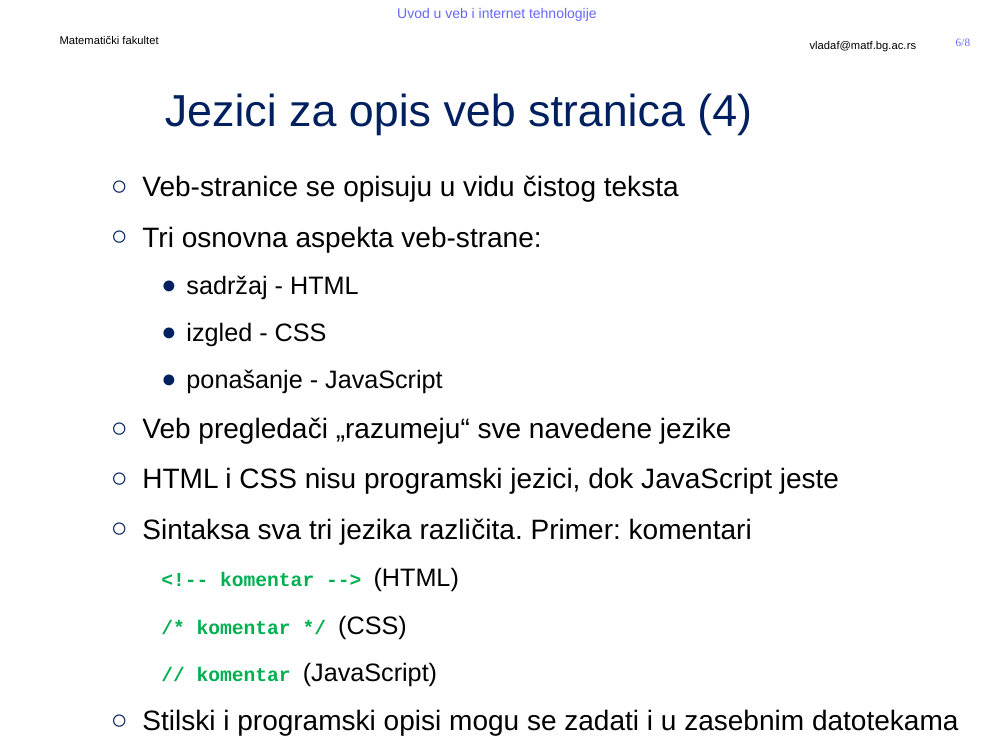
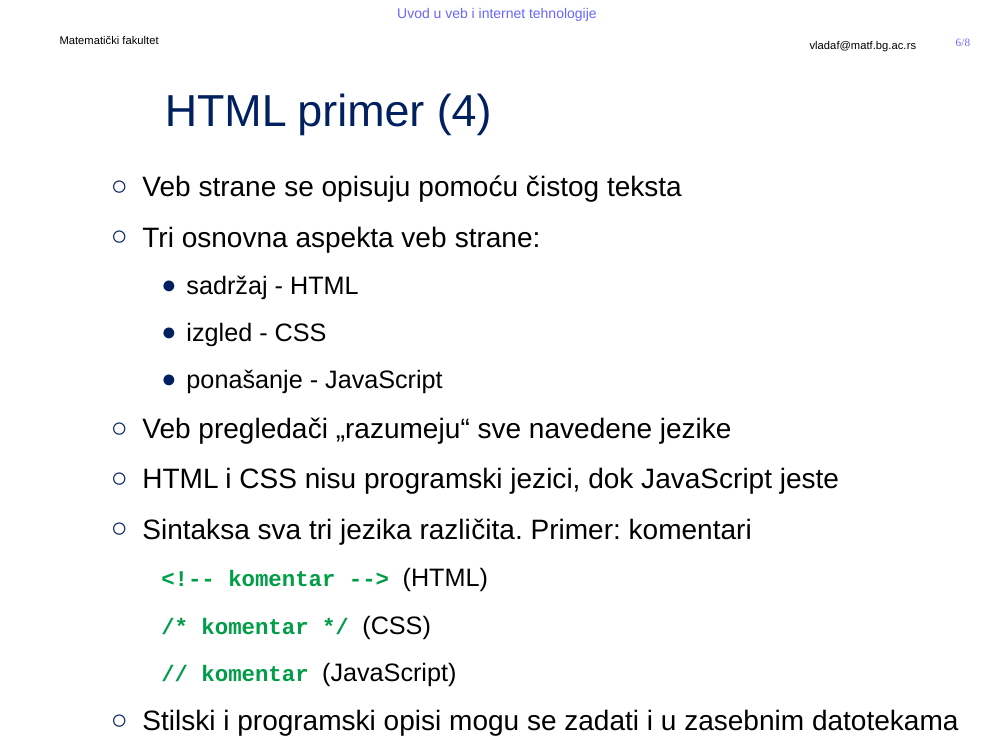
Before and after one commit to MatfUVIT/info, a slide deck: slide 6 of predavanja/prezentacije/UVIT03-01-HTML 5.pptx. Drawn at 1008x756 pixels with LibreOffice and Linux fonts; fonts in the diff are those of the drawing; background and template pictures are left out. Boxes give left, top, right and bottom in pixels: in the first picture for what was removed or moved away, otherwise in the second. Text is boxed around its words. In the diff, an @@ line names an element or a change of style, - is before the commit and + after.

```diff
--- a/predavanja/prezentacije/UVIT03-01-HTML 5.pptx
+++ b/predavanja/prezentacije/UVIT03-01-HTML 5.pptx
@@ title at (165, 93, 492, 135): text changed @@
-Jezici za opis veb stranica (4)
+HTML primer (4)
@@ text at (142, 175, 682, 252): text changed @@
-  ○ Veb-stranice se opisuju u vidu čistog teksta
-  ○ Tri osnovna aspekta veb-strane:
+  ○ Veb strane se opisuju pomoću čistog teksta
+  ○ Tri osnovna aspekta veb strane:
@@ text at (201, 567, 488, 686): size 14 to 16 pt, text colour #00B050 to #009E47 in "<!-- komentar -->", "/* komentar */", "// komentar" @@
```
Also in this commit, not shown: 2 other slides changed, 8 slides added, 1 slide removed, 2 other files.
